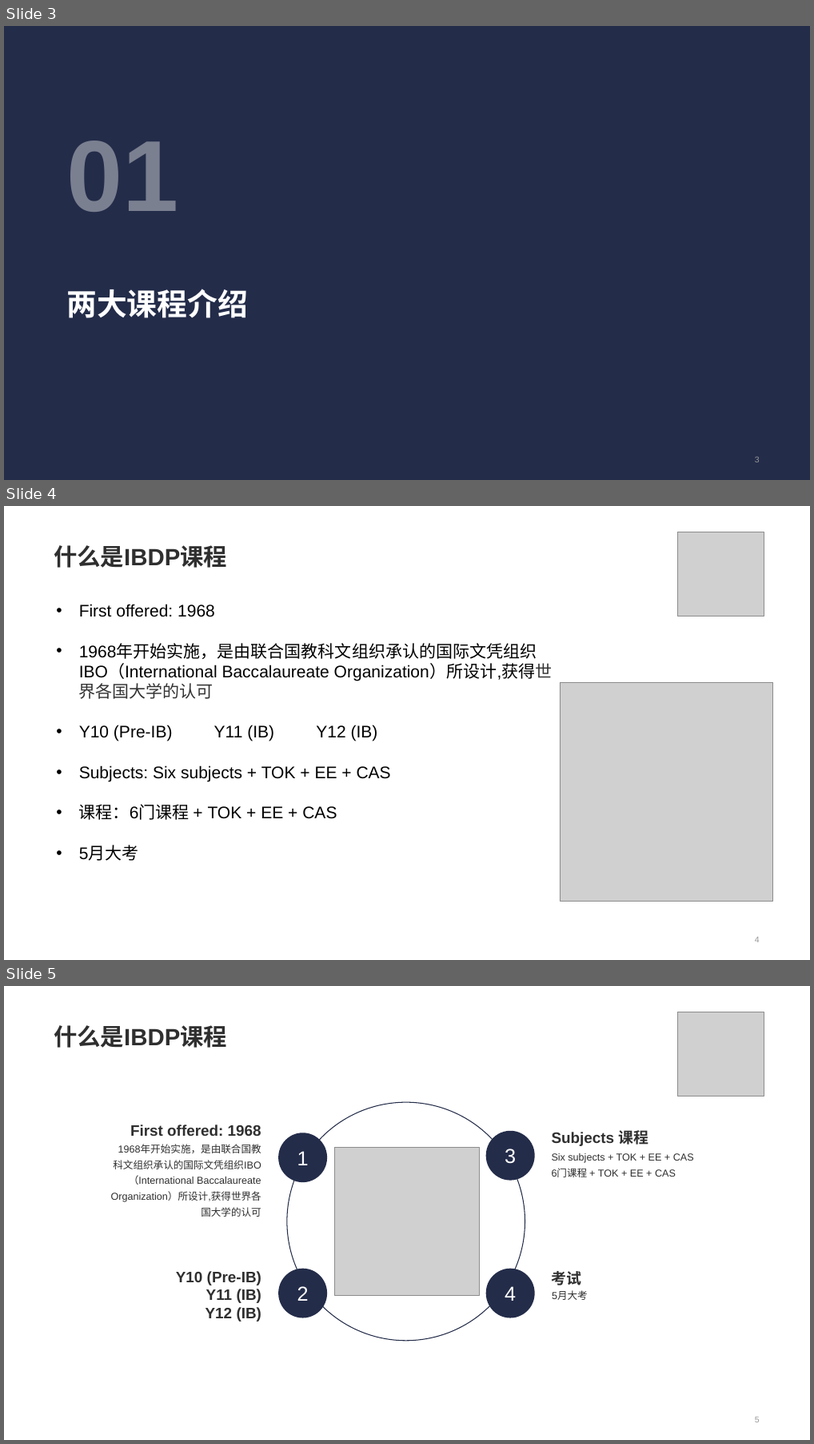
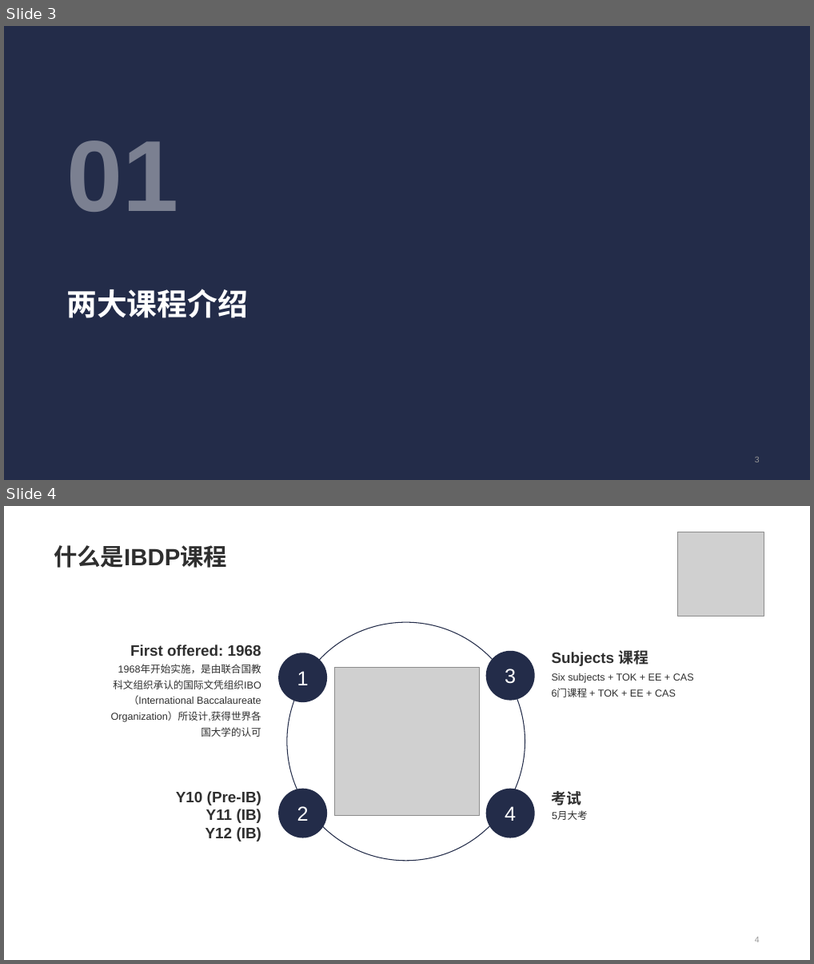
Before and after one commit to zpygithub/python-test, a slide deck: 2.pptx. Shown one above the other, each under a label of ours: slides 3, 4 and 5 before the commit, slides 3 and 4 after it. The pictures are 814x1444 and 814x964 pixels, drawn with LibreOffice and Linux fonts; fonts in the diff are those of the drawing; grey boxes stand for pictures; background and template pictures are left out. Boxes give left, top, right and bottom in pixels: in the first picture for what was removed or moved away, otherwise in the second. Text is boxed around its words. In the diff, an @@ line names an element or a change of style, - is before the commit and + after.

```diff
--- a/2.pptx
+++ b/2.pptx
@@ slide 4 removed at (4,506,810,960), background #FFFFFF @@
@@ title removed at (54,545,227,568) @@
-什么是IBDP课程
@@ picture removed at (678,532,764,616) @@
@@ text removed at (79,604,553,860) @@
-• First offered: 1968
-• 1968年开始实施，是由联合国教科文组织承认的国际文凭组织IBO（International Baccalaureate Organization）所设计,获得世界各国大学的认可
-• Y10 (Pre-IB) Y11 (IB) Y12 (IB)
-• Subjects: Six subjects + TOK + EE + CAS
-• 课程：6门课程 + TOK + EE + CAS
-• 5月大考
@@ picture removed at (560,682,774,901) @@
@@ page number removed at (755,936,760,942) @@
-4
@@ what was slide 5 is now slide 4 @@
@@ page number at (755,936,760,942): text changed @@
-5
+4
```
Also in this commit, not shown: 7 slides changed, 4 slides added, 3 other slides removed.
